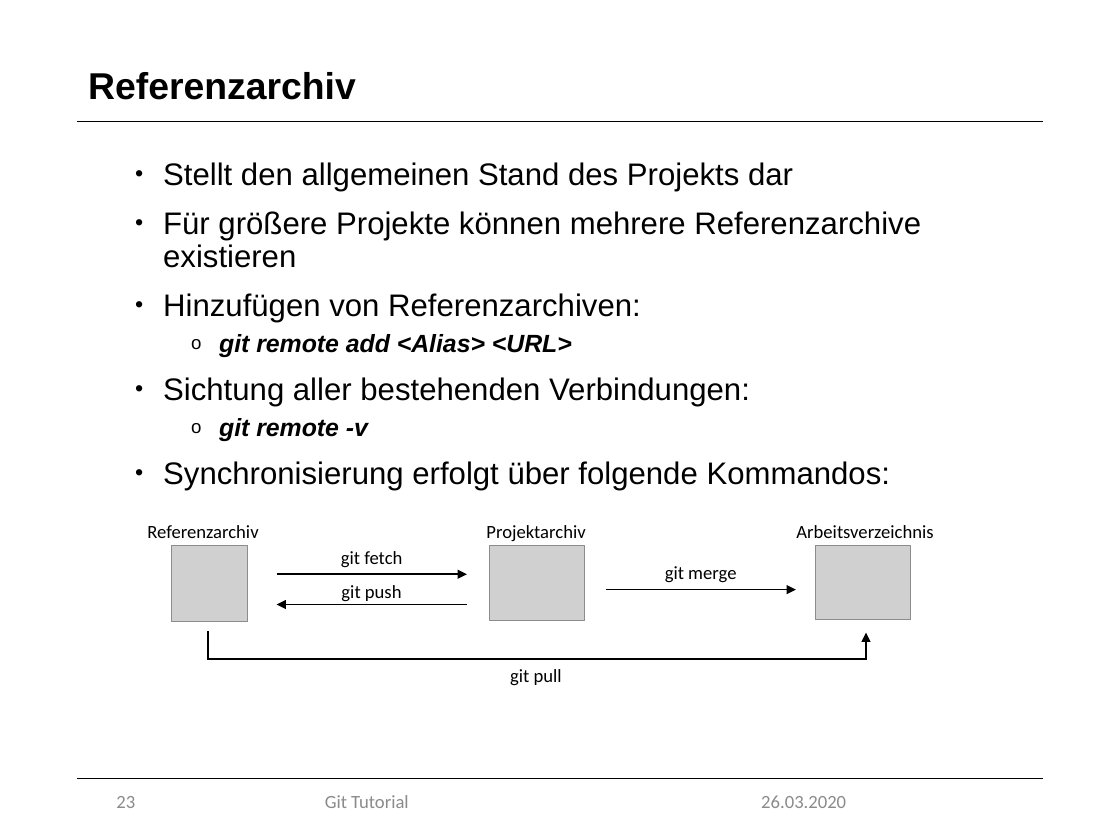
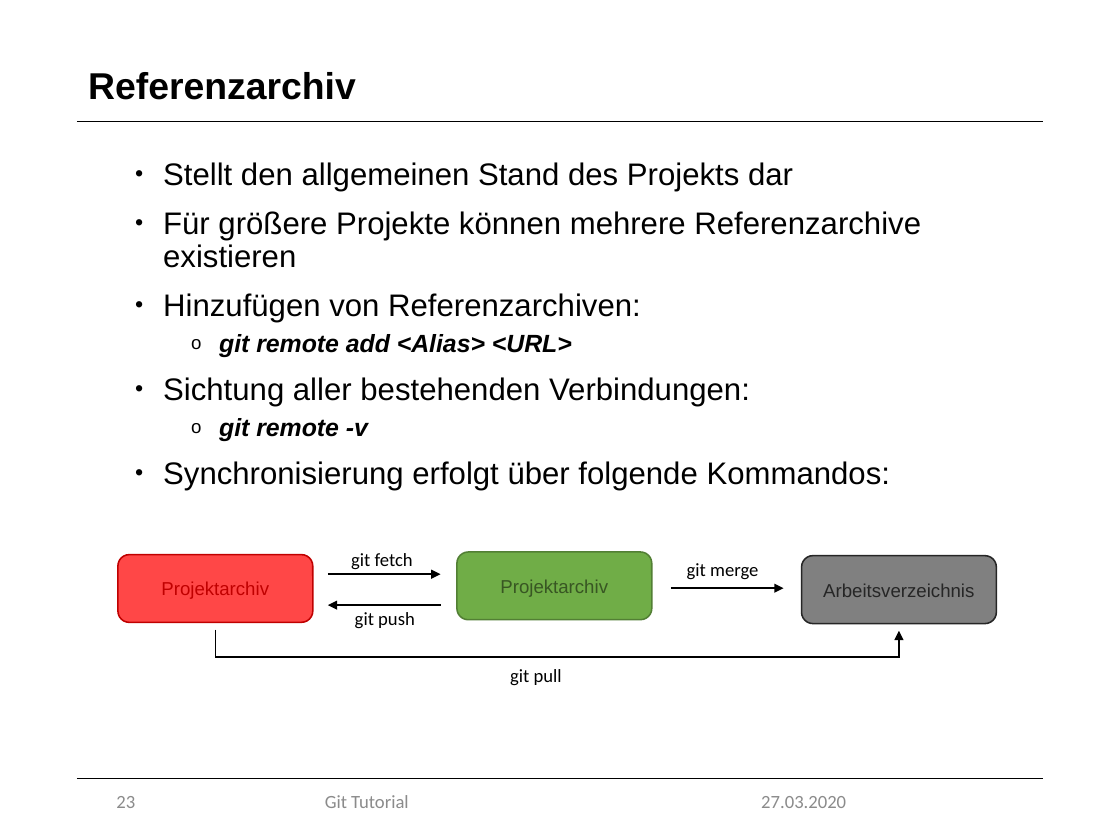
Before and after one commit to marcretzlaff/projektarbeit, a slide deck: slide 23 of Präsentation-90min/Präsentation-90min.pptx. Drawn at 1120x840 pixels with LibreOffice and Linux fonts; fonts in the diff are those of the drawing; grey boxes stand for pictures; background and template pictures are left out. Boxes give left, top, right and bottom in pixels: in the first picture for what was removed or moved away, otherwise in the second. Text is boxed around its words. In the diff, an @@ line names an element or a change of style, - is before the commit and + after.

```diff
--- a/Präsentation-90min/Präsentation-90min.pptx
+++ b/Präsentation-90min/Präsentation-90min.pptx
@@ text removed at <box>147,525,258,538</box> @@
-Referenzarchiv
@@ rounded rectangle added at <box>118,554,312,622</box>, fill #FF4747, outline #C00000 1 pt, 12 pt, text #C00000 @@
+Projektarchiv
@@ picture removed at <box>171,545,248,622</box> @@
@@ text "git fetch": place and size @@
-text "git fetch" at <box>341,551,402,567</box>
+text "git fetch" at <box>351,553,413,570</box>
@@ rounded rectangle "Projektarchiv": place and size @@
-rounded rectangle "Projektarchiv" at <box>486,525,585,542</box>
+rounded rectangle "Projektarchiv" at <box>457,552,652,619</box>
@@ rounded rectangle "Projektarchiv" at <box>457,552,652,619</box>: font Calibri to Arial, text colour #000000 to #385723; vertical alignment top to middle; fill none to #70AD47; outline none to #538035 1 pt @@
@@ picture removed at <box>489,545,585,620</box> @@
@@ text "git merge": place and size @@
-text "git merge" at <box>665,566,736,583</box>
+text "git merge" at <box>687,563,758,580</box>
@@ rounded rectangle "Arbeitsverzeichnis": place and size @@
-rounded rectangle "Arbeitsverzeichnis" at <box>796,525,933,538</box>
+rounded rectangle "Arbeitsverzeichnis" at <box>802,556,997,624</box>
@@ rounded rectangle "Arbeitsverzeichnis" at <box>802,556,997,624</box>: font Calibri to Arial, text colour #000000 to #262626; vertical alignment top to middle; fill none to #808080; outline none to #262626 1 pt @@
@@ picture removed at <box>815,545,911,620</box> @@
@@ arrow moved from (277, 575) - (467, 575) to (328, 575) - (440, 575) @@
@@ arrow moved from (606, 589) - (796, 589) to (671, 588) - (784, 588) @@
@@ elbow arrow moved from (208, 631) - (866, 633) to (215, 629) - (899, 631) @@
@@ text "git push": place and size @@
-text "git push" at <box>341,585,402,602</box>
+text "git push" at <box>355,612,415,629</box>
@@ arrow moved from (467, 605) - (277, 605) to (440, 605) - (328, 605) @@
@@ text at <box>761,796,846,808</box>: text changed @@
-26.03.2020
+27.03.2020
```
Also in this commit, not shown: 33 other slides changed.
